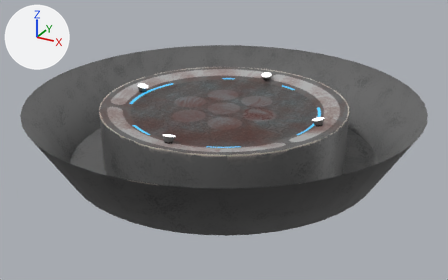
One commit to the FBX model ULTRAJAM/Assets/StoneAreaModel/stonearea.fbx: the scene before it, then after it.
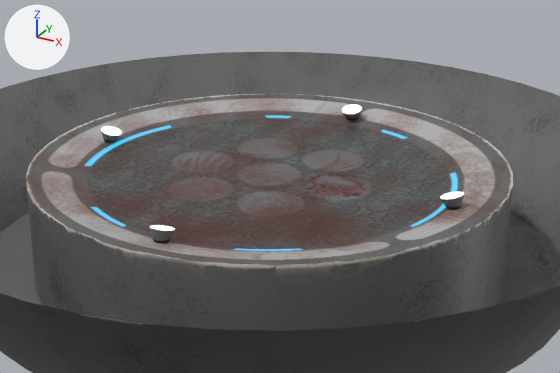
Old and new are each drawn whole from a 50 mm lens placed at (0.376, -0.684, 0.296), pointed at (0.004, -0.007, -0.043) and again close up on the part from 19% to 83% of the width and 7% to 75% of the height. Lighting does not change. The marker at upper left points along +X, +Y and +Z. Where no turn or scale is listed for an object, it has been applied to the vertices.

In view in the first close-up: 'Ground', 'Lights_group2_pCylinder2'.
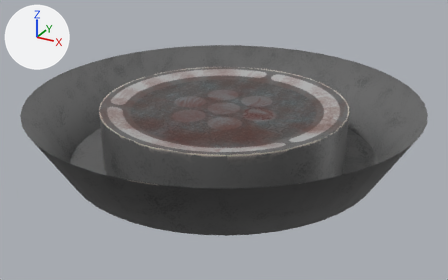
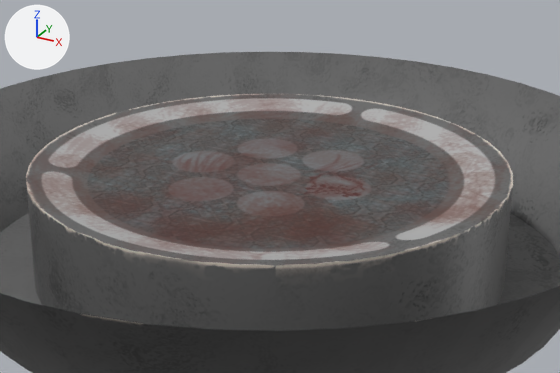
Changed parts and their boxes (x1, y1, x2, y2) in the close-ups (560 x 373 px):
```json
{"object": "Ground", "change": "surface changed", "before": [82, 101, 473, 255], "after": [82, 101, 473, 255], "on screen": "blue to grey"}
{"object": "Lights_group2_pCylinder2", "change": "deleted", "before": [101, 104, 464, 243]}
```

The change, as JSON lines over the scene's bpy script:
```json
{"block": "mat_base", "where": "n0 = _N.new('ShaderNodeBsdfPrincipled'); n0.name = 'Principled BSDF'"}
{"op": "remove", "block": "mat_base", "code": "n0.inputs[28].default_value = 1.0  # 'Emission Strength'"}
{"op": "remove", "block": "mat_base", "code": "n3 = _N.new('ShaderNodeTexImage'); n3.name = 'Image Texture.001'"}
{"op": "remove", "block": "mat_base", "code": "n3.image = img_base_emissive_png"}
{"block": "mat_base", "where": "n2 = _N.new('ShaderNodeTexImage'); n2.name = 'Image Texture'"}
{"op": "remove", "block": "mat_base", "code": "_L.new(n2.outputs[1], n0.inputs[4])  # 'Alpha' to 'Alpha'"}
{"op": "remove", "block": "mat_base", "code": "_L.new(n3.outputs[0], n0.inputs[27])  # 'Color' to 'Emission Color'"}
{"op": "remove", "block": "ob_lights_group2_pcylinder2", "code": ["ob_lights_group2_pcylinder2 = bpy.data.objects.new('Lights_group2_pCylinder2', me_mesh_001)", "ob_lights_group2_pcylinder2.location = (0.0003, -0.0003, 0.0524)"]}
```
